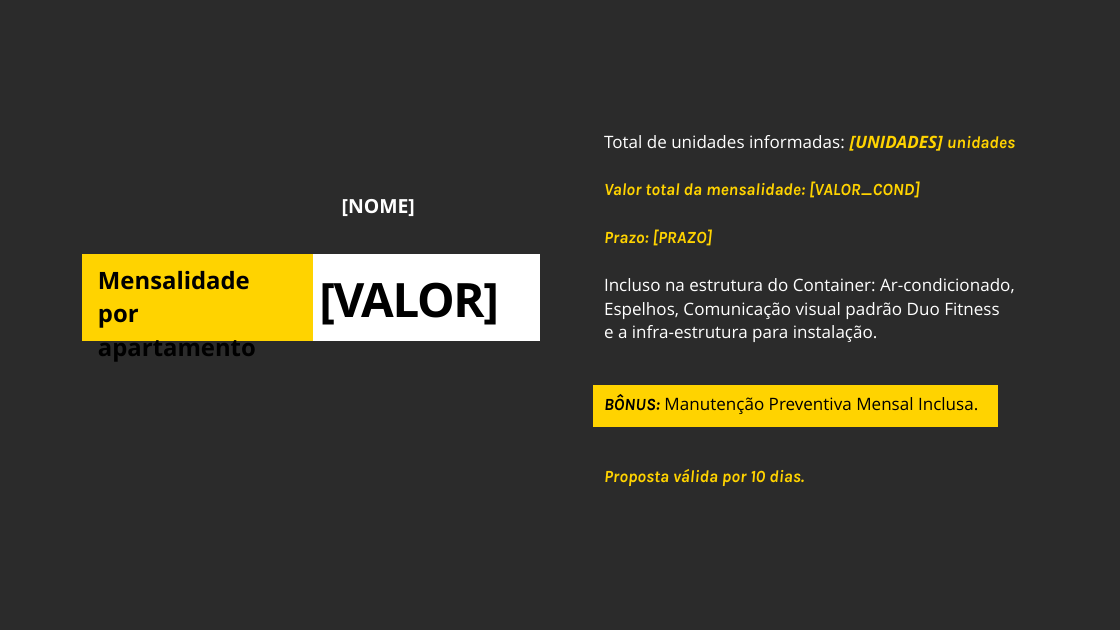
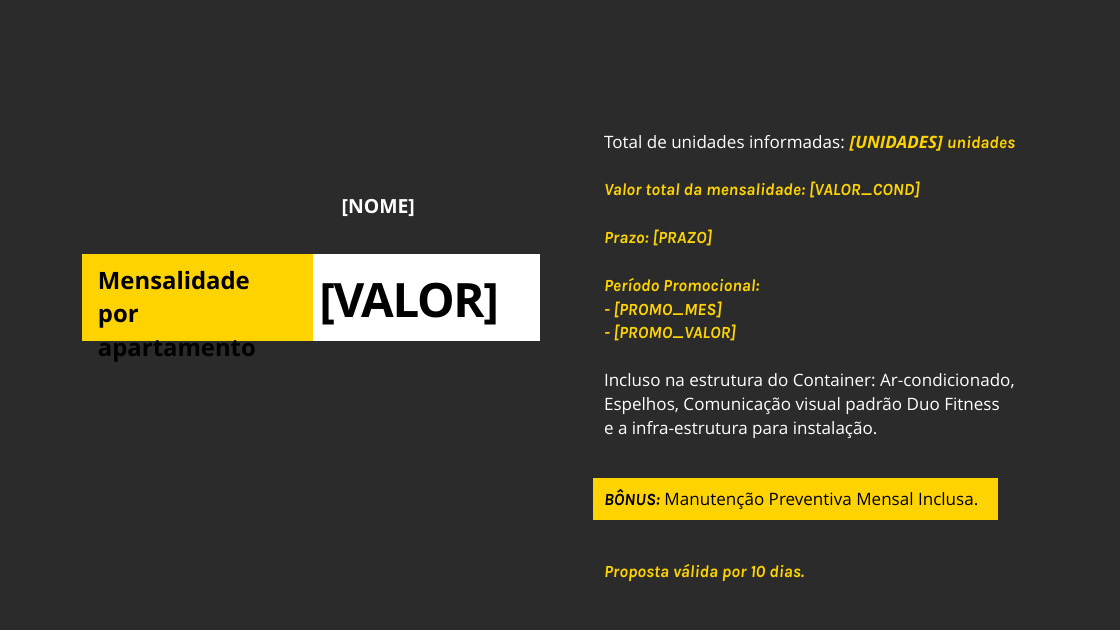
Before and after one commit to agencialumno/Site_duofitness, a slide deck: slide 28 of simulador_duofitness/templates/duo.pptx. Drawn at 1120x630 pixels with LibreOffice and Linux fonts; fonts in the diff are those of the drawing; background and template pictures are left out; a plain dark background stands for a picture behind light text. Boxes give left, top, right and bottom in pixels: in the first picture for what was removed or moved away, otherwise in the second. Text is boxed around its words. In the diff, an @@ line names an element or a change of style, - is before the commit and + after.

```diff
--- a/simulador_duofitness/templates/duo.pptx
+++ b/simulador_duofitness/templates/duo.pptx
@@ text at <box>604,278,759,341</box>: paragraph added @@
+Período Promocional:
+- [PROMO_MES]
+- [PROMO_VALOR]
@@ freeform shape: place and size @@
-freeform shape at <box>592,385,997,427</box>
+freeform shape at <box>592,478,997,520</box>
```
Also in this commit, not shown: 5 other files.
